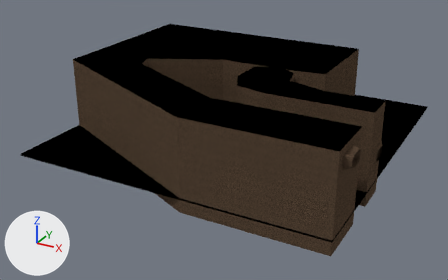
What one commit did to the Blender file Assets/World/C8L1/raw/C8L1.blend.
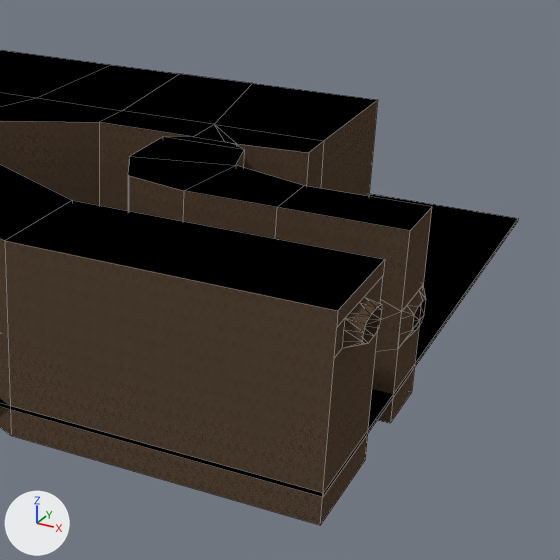
There are two pictures of each version: one whole from a 50 mm camera at (65.0, -283.0, 138.0) aimed at (-98.0, 15.0, -11.0), one close up on the part from 39% to 100% of the width and 0% to 98% of the height. The axes (+X, +Y, +Z) are drawn at lower left. The lights are the same throughout. The close-ups show mesh edges as thin lines.

Objects in the first close-up: 'Room1', 'Room1_KillTrigger'.
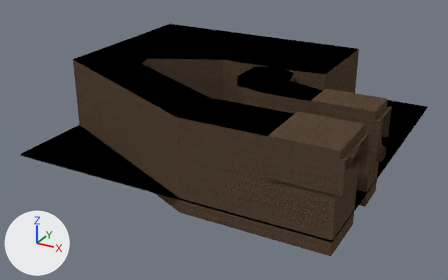
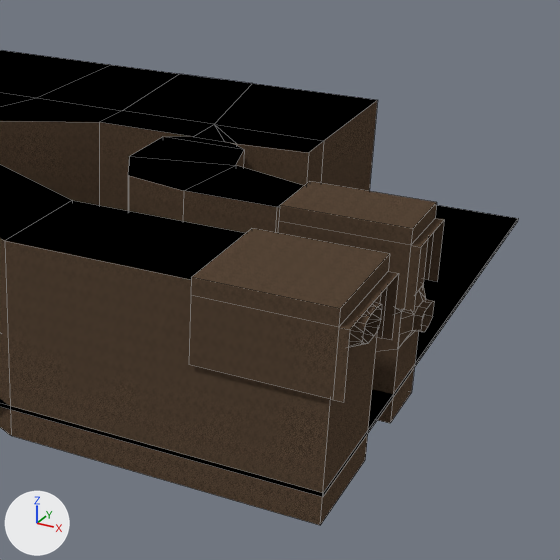
Pixel boxes (x1, y1, x2, y2) of what changed, in the close-ups (560 x 560 px):
'Room1', reshaped
    before: (0, 50, 432, 525)
    after: (0, 50, 434, 525)
'Room1_lightingGuard', added
    after: (189, 181, 444, 402)
part 1 of me_cube_001, added (brown)
    after: (413, 299, 434, 332)

What the commit changed:
me_cube_001 is used by ob_room1; location (0.0, 0.0, 0.0).
Verts and faces of me_cube_001; kept vertices keep their numbers, new ones are numbered from 126.
Before the commit, vertices of me_cube_001: 4 (-1.0, 0.0, 8.0) at pixel (424, 314), 5 (-1.0, -10.0, 8.0) at pixel (412, 330), 6 (-1.0, 0.0, 12.0) at pixel (426, 299), 7 (-1.0, -10.0, 12.0) at pixel (414, 314), 20 (-1.0, -3.0, 6.0) at pixel (420, 324).
Before the commit, vertices of me_cube_001: 21 (-1.0, -7.0, 6.0) at pixel (416, 329), 22 (-1.0, -3.0, 13.0) at pixel (422, 301), 23 (-1.0, -7.0, 13.0) at pixel (418, 306).
me_cube_001 had 126 vertices, 120 faces and spanned x -184.0..1.0, y -63.0..90.0, z -16.0..34.0.
me_cube_001 now has 134 vertices, 128 faces and spans x -184.0..1.0, y -63.0..90.0, z -16.0..34.0.
Part 1, on me_cube_001:
New vertices 126 to 133 stand at vertices 4 to 7, 20 to 23, in that order, plus (2.0, 0.0, 0.0).
New faces: (22, 132, 133, 23), (20, 21, 131, 130), (5, 7, 129, 127), (7, 23, 133, 129), (6, 128, 132, 22), (4, 20, 130, 126) (mat_tri_cavewall).
New faces: (4, 126, 128, 6), (5, 127, 131, 21) (mat_tri_cavewall).
Mesh me_cube_003 is new.
It has 32 vertices, 18 faces and spans x -34.0..0.0, y -64.0..5.0, z 14.7..34.7.
It uses material mat_tri_cavewall.
Object 'Room1_lightingGuard' (ob_room1_lightingguard) is new; it shows me_cube_003.
Its location is (0.0, 0.0, 0.0).
